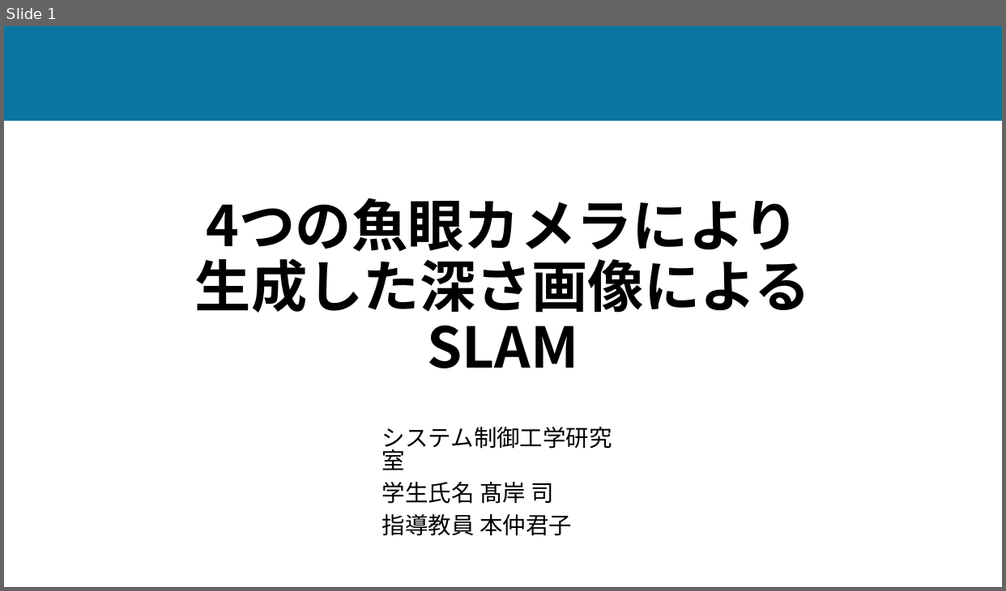
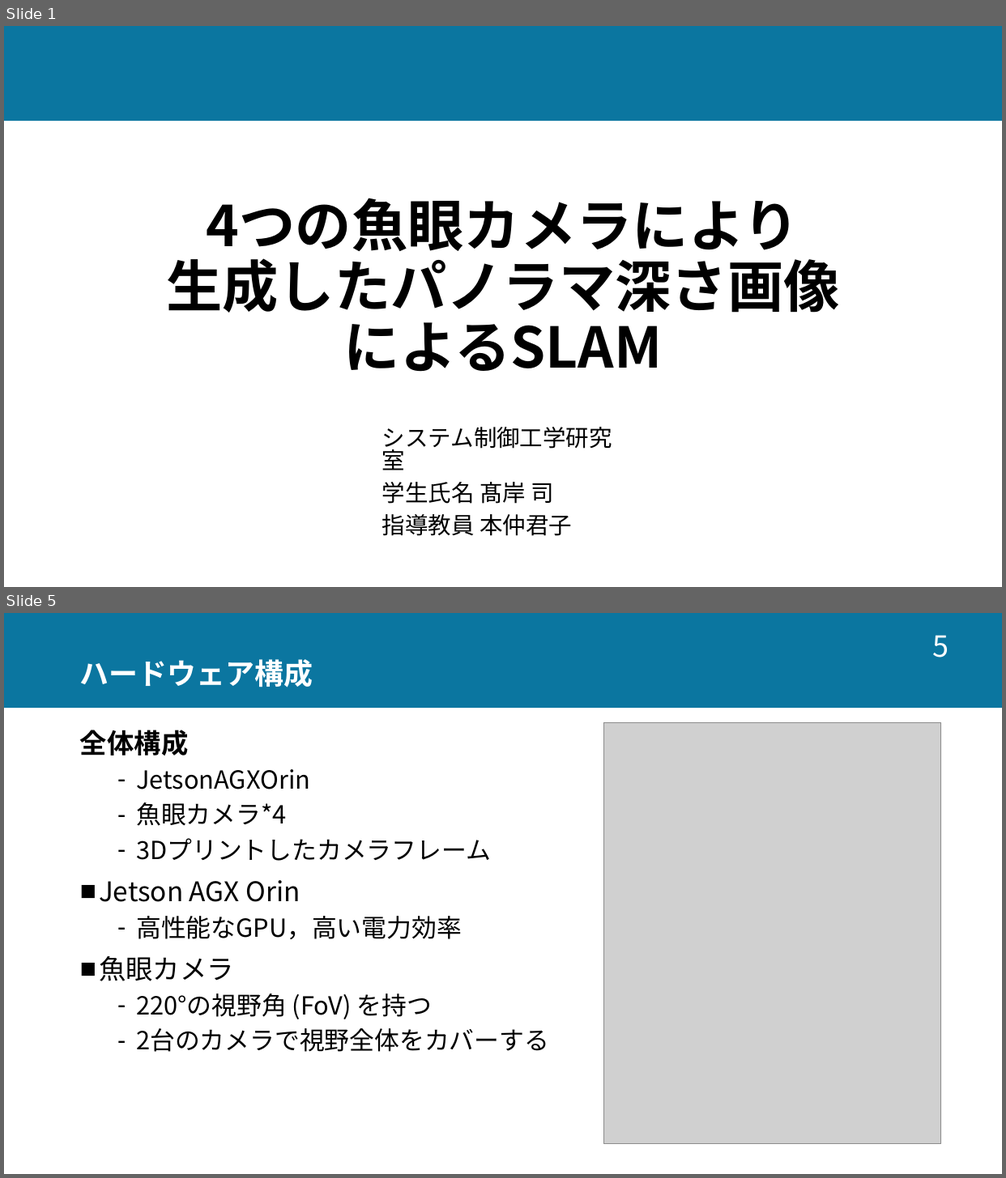
Before and after one commit to tsukasa413/college, a slide deck: Presentation/研究室内発表.pptx. Shown one above the other, each under a label of ours: slide 1 before the commit, slides 1 and 5 after it; the slides between them are not shown. The pictures are 1006x591 and 1006x1178 pixels, drawn with LibreOffice and Linux fonts; fonts in the diff are those of the drawing; grey boxes stand for pictures. Boxes give left, top, right and bottom in pixels: in the first picture for what was removed or moved away, otherwise in the second. Text is boxed around its words. In the diff, an @@ line names an element or a change of style, - is before the commit and + after.

```diff
--- a/Presentation/研究室内発表.pptx
+++ b/Presentation/研究室内発表.pptx
@@ slide 5 added at box(4, 613, 1002, 1174), background #FFFFFF; not listed: 1 template element that a slide beside it also shows @@
@@ page number added at box(932, 635, 948, 658), 28 pt, text #FFFFFF @@
+5
@@ title added at box(80, 659, 313, 688), 28 pt, text #FFFFFF, bold @@
+ハードウェア構成
@@ text added at box(80, 730, 549, 1052), 24 pt, text #000000 @@
+全体構成
+  – JetsonAGXOrin
+  – 魚眼カメラ*4
+  – 3Dプリントしたカメラフレーム
+■ Jetson AGX Orin
+  – 高性能なGPU，高い電力効率
+■ 魚眼カメラ
+  – 220°の視野角 (FoV) を持つ
+  – 2台のカメラで視野全体をカバーする
@@ picture added at box(603, 722, 941, 1144) @@
@@ slide 1 changed as well @@
@@ title at box(166, 198, 840, 372): text changed @@
-4つの魚眼カメラにより
-生成した深さ画像によるSLAM
+4つの魚眼カメラにより
+生成したパノラマ深さ画像
+によるSLAM
```
Also in this commit, not shown: 2 other slides changed, 13 other slides added, 2 slides removed, 5 other files.
